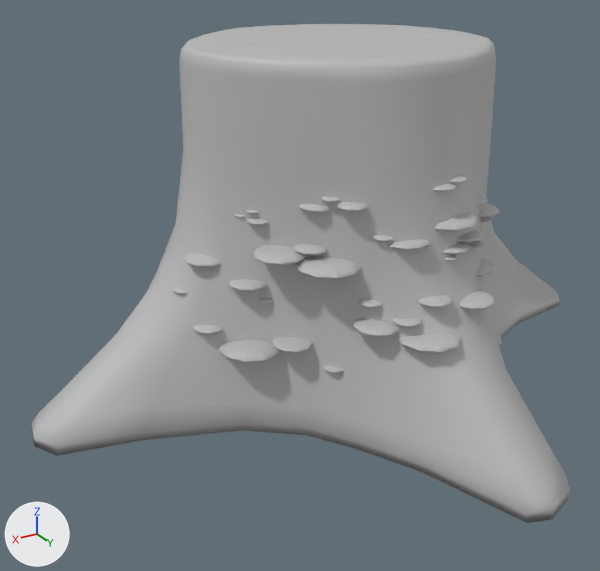
What one commit did to the FBX model Assets/Art Team Folder/3D Models/Forest/Tutorial_TreeStump.fbx.
Before and after are seen from a 50 mm camera at (0.0151, 0.0226, 0.0145) aimed at (0.0016, 0.0001, 0.0033). Lighting does not change. The marker at lower left points along +X, +Y and +Z. Where no turn or scale is listed for an object, it has been applied to the vertices.

In view in the first picture: 'Tutorial_TreeStump', 'Tutorial_TreeStump_Shrooms'.
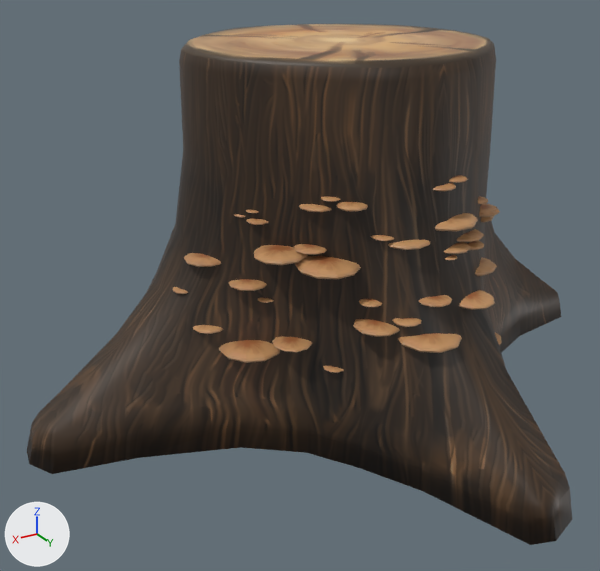
The change in detail:
Picture 'T_forest_ stump.png' (img_t_forest__stump_png) is new.
Material 'lambert2' (mat_lambert2) is new.
Its texture is img_t_forest__stump_png (with its transparency).
me_mesh_001 has 3588 vertices, 3900 faces and spans x -0.00307..0.00642, y 0.0003..0.00713, z -0.00279..0.00279.
me_mesh_001 no longer uses material mat_lambert1 (grey #bcbcbc).
me_mesh_001 now uses material mat_lambert2 (picture img_t_forest__stump_png).
me_mesh is used by ob_tutorial_treestump; location (0.0, 0.0, 0.0).
me_mesh had 450 vertices, 448 faces and spanned x -0.011..0.011, y -0.0107..0.0106, z 0.0..0.0114.
me_mesh no longer uses material mat_lambert1 (grey #bcbcbc).
me_mesh now has 450 vertices, 448 faces and spans x -0.0112..0.0112, y -0.0109..0.0108, z -0.0006..0.0114.
me_mesh part 1: all 81 vertices in x -0.011..0.011, y -0.0107..0.0106, z 0.0 are scaled about their middle by (1.01, 1.01, 1), then moved by (0.0, 0.0, -0.0006).
me_mesh part 2: texture (UV) coordinates of 448 of 448 faces, centred in x -0.0108..0.0109, y -0.0105..0.0105, z 0.0..0.0114, changed; they spanned u 0.01..0.88, v 0.01..0.99 and now span u 0.02..0.98, v 0.04..0.98.
me_mesh now uses material mat_lambert2 (picture img_t_forest__stump_png).

Where the change shows, as pixel boxes (x1, y1, x2, y2) in the pictures (600 x 571 px; the box of a moved part takes in the faces that stretch with it):
'Tutorial_TreeStump', recoloured, reshaped, surface changed (grey to brown)
    before: (32, 24, 570, 523)
    after: (27, 24, 572, 545)
'Tutorial_TreeStump_Shrooms', recoloured (grey to brown)
    both: (173, 175, 502, 373)
part 1 of me_mesh, moved or reshaped
    before: (32, 299, 570, 523)
    after: (27, 299, 572, 545)
part 2 of me_mesh, surface changed (grey to brown)
    both: (32, 24, 570, 514)
